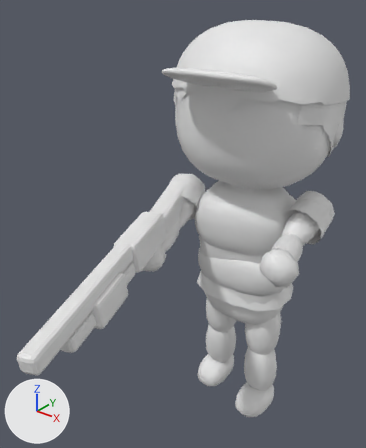
An edit to the glTF model models/hero_wrench.glb, drawn before and after from the same camera.
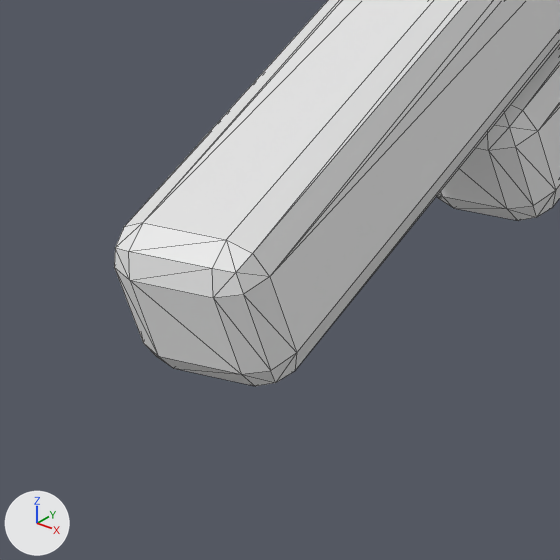
The first picture shows the older version from a 50 mm camera at (0.865, -1.465, 1.587) aimed at (-0.045, -0.327, 0.881). The close-ups show the older and then the newer version on the part from 0% to 21% of the width and 72% to 89% of the height of that picture. Only the edits that show in the close-ups are written down. The lights are fixed; the arrows at lower left show +X, +Y and +Z. The close-ups show mesh edges as thin lines. Where no turn or scale is listed for an object, it has been applied to the vertices.

The first close-up shows 'acc.shotgun.31', 'acc.shotgun.32'.
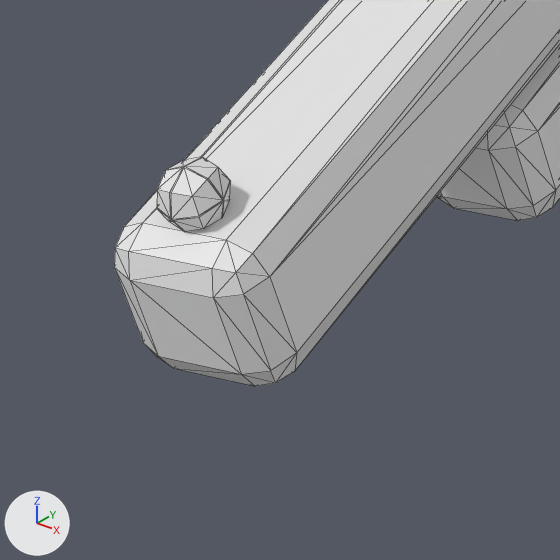
Where the change shows, as pixel boxes (x1, y1, x2, y2) in the close-ups (560 x 560 px):
```json
{"object": "acc.shotgun.51", "change": "added", "after": [157, 157, 231, 231]}
```

Edits to the scene script, one JSON object a line:
```json
{"op": "add", "block": "me_part_109", "code": ["me_part_109 = bpy.data.meshes.new('part.109')", "me_part_109.from_pydata(...)  # 56 vertices, 108 faces; spans x -0.0105..0.0105, y -0.0105..0.0105, z -0.0109..0.0109", "me_part_109.materials.append(mat_metal)  # white #e7e7e7"]}
{"op": "add", "block": "ob_acc_shotgun_51", "code": ["ob_acc_shotgun_51 = bpy.data.objects.new('acc.shotgun.51', me_part_109)", "ob_acc_shotgun_51.location = (0.0385, -0.9836, 0.8463)"]}
```
